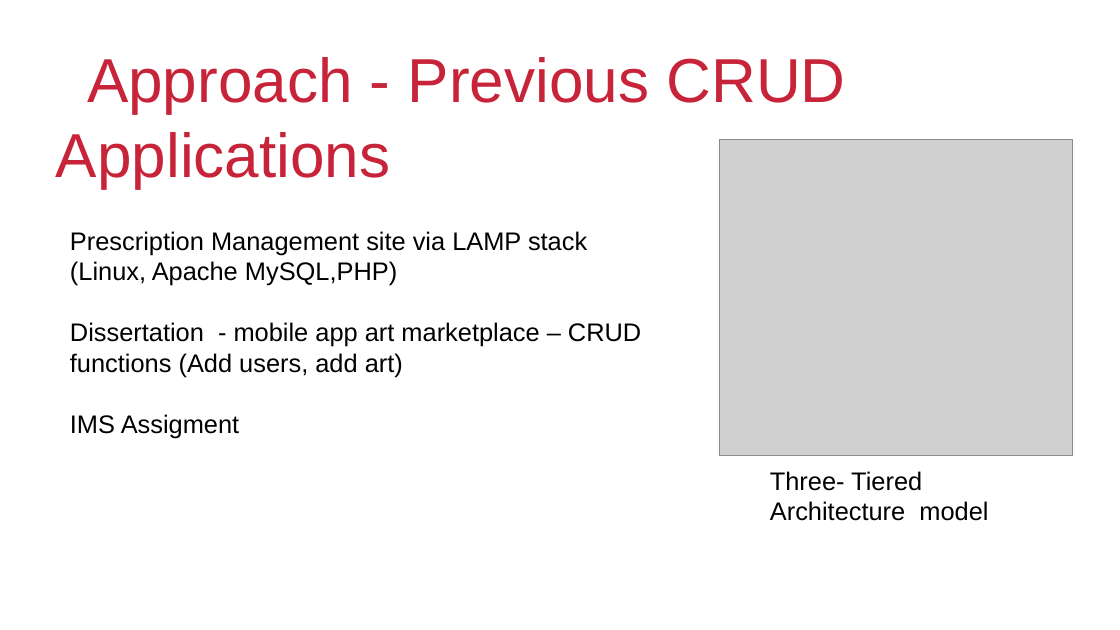
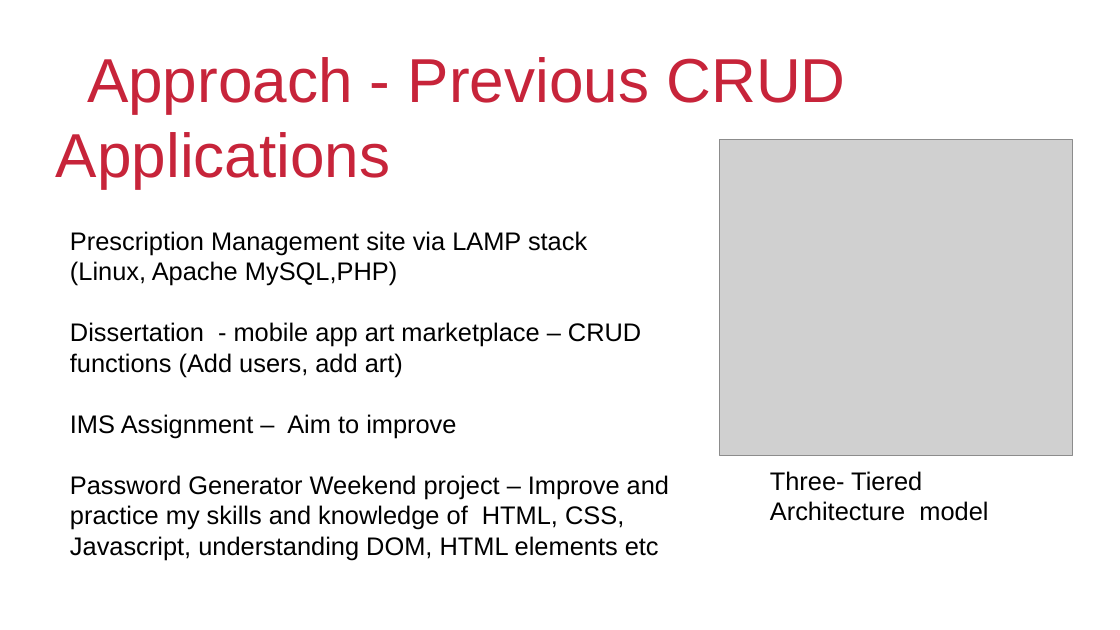
Before and after one commit to SehunB-QA/TDL-Assignment, a slide deck: slide 4 of TDL-Assignment-Documentation/Presentation/TDL Assignment Presentation.odp. Drawn at 1120x630 pixels with LibreOffice and Linux fonts; fonts in the diff are those of the drawing; grey boxes stand for pictures; background and template pictures are left out. Boxes give left, top, right and bottom in pixels: in the first picture for what was removed or moved away, otherwise in the second. Text is boxed around its words. In the diff, an @@ line names an element or a change of style, - is before the commit and + after.

```diff
--- a/TDL-Assignment-Documentation/Presentation/TDL Assignment Presentation.odp
+++ b/TDL-Assignment-Documentation/Presentation/TDL Assignment Presentation.odp
@@ text at box(70, 414, 669, 560): text changed @@
-IMS Assigment
+IMS Assignment – Aim to improve
+Password Generator Weekend project – Improve and practice my skills and knowledge of HTML, CSS, Javascript, understanding DOM, HTML elements etc
```
Also in this commit, not shown: 6 other slides changed, 3 slides added, 1 slide removed, 3 other files.
